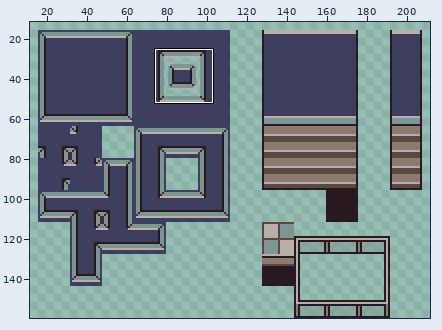
Sprite sheet -- assets/sprites/tilesets/tile_hallway_dream.png. The picture above shows the old version from afar; the outline marks the close-up.
Close-up. As it was:
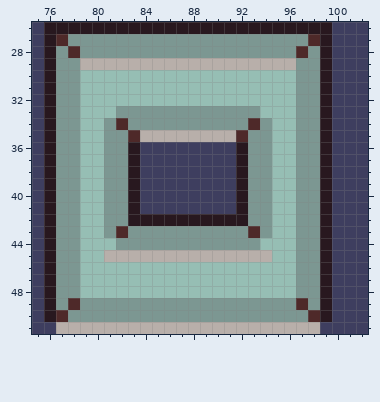
The file is 224x160 pixels. Shown: x 75..102, y 26..51. The wide view leaves out empty margins.
Once edited:
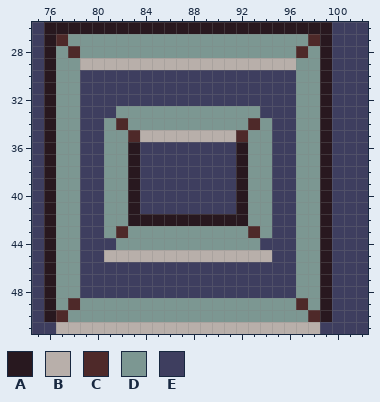
Palette (. is transparent): A #28181f  B #b8afaa  C #4e2929  D #7c9792  E #3e3e5f
What changed:
The author put colour E in rows 30 to 32 at x 79 to 96; in row 33 at x 79 to 81 and 94 to 96; in rows 34 to 43 at x 79 to 80 and 95 to 96; in row 44 at x 79 to 81 and 94 to 96; in row 45 at x 79 to 80 and 95 to 96; in rows 46 to 48 at x 79 to 96.
Changed places in both close-ups, as pixel boxes (x1, y1, x2, y2):
added: (80, 70, 296, 298)
